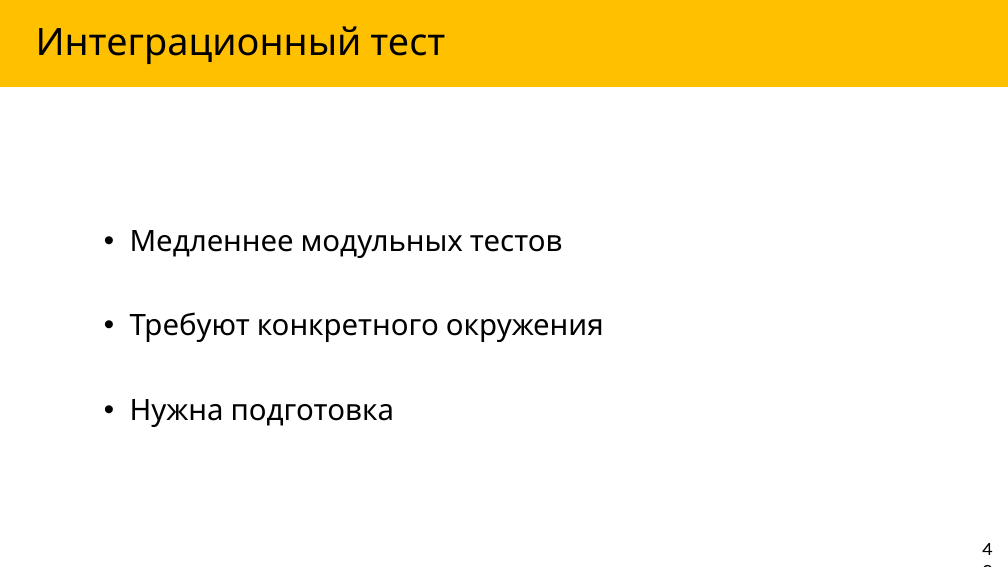
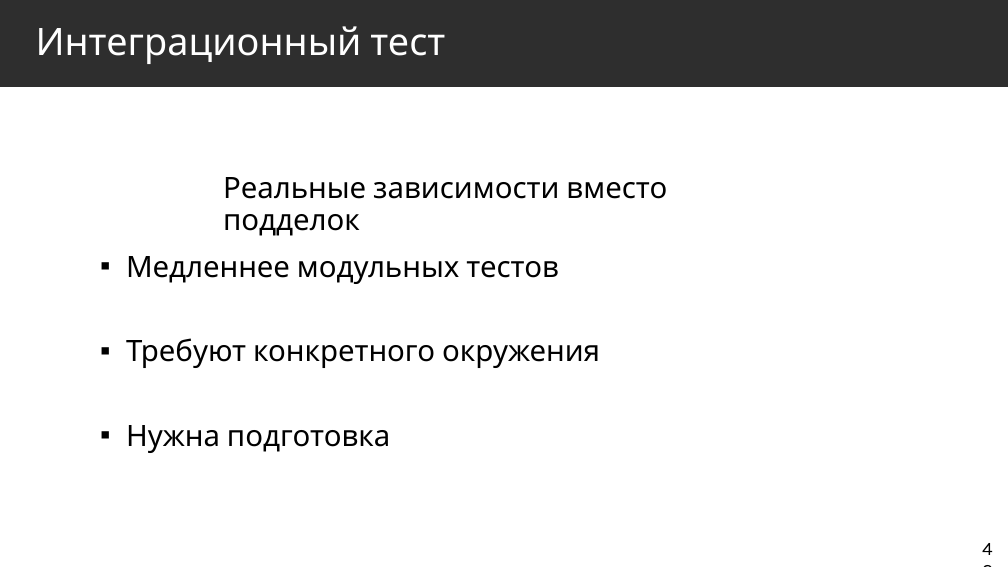
Before and after one commit to Markeli/BugsStrikesBack, a slide deck: slide 42 of docs/Markelow.UnitTests.pptx. Drawn at 1008x567 pixels with LibreOffice and Linux fonts; fonts in the diff are those of the drawing. Boxes give left, top, right and bottom in pixels: in the first picture for what was removed or moved away, otherwise in the second. Text is boxed around its words. In the diff, an @@ line names an element or a change of style, - is before the commit and + after.

Commit message:
Fixed theme and numeration in presentation

```diff
--- a/docs/Markelow.UnitTests.pptx
+++ b/docs/Markelow.UnitTests.pptx
@@ title "Интеграционный тест" at <box>0,0,1008,87</box>: text colour #000000 to #FFFFFF; fill #FFC000 to #2E2E2E @@
@@ text added at <box>223,177,667,236</box>, 28 pt, text #000000 @@
+Реальные зависимости вместо подделок
@@ text "Медленнее модульных тестов": place and size @@
-text "Медленнее модульных тестов" at <box>130,230,604,427</box>
+text "Медленнее модульных тестов" at <box>126,256,600,453</box>
@@ text "Медленнее модульных тестов" at <box>126,256,600,453</box>: bullet • to ▪ @@
```
Also in this commit, not shown: 45 other slides changed, 7 slides added, 8 slides removed.
